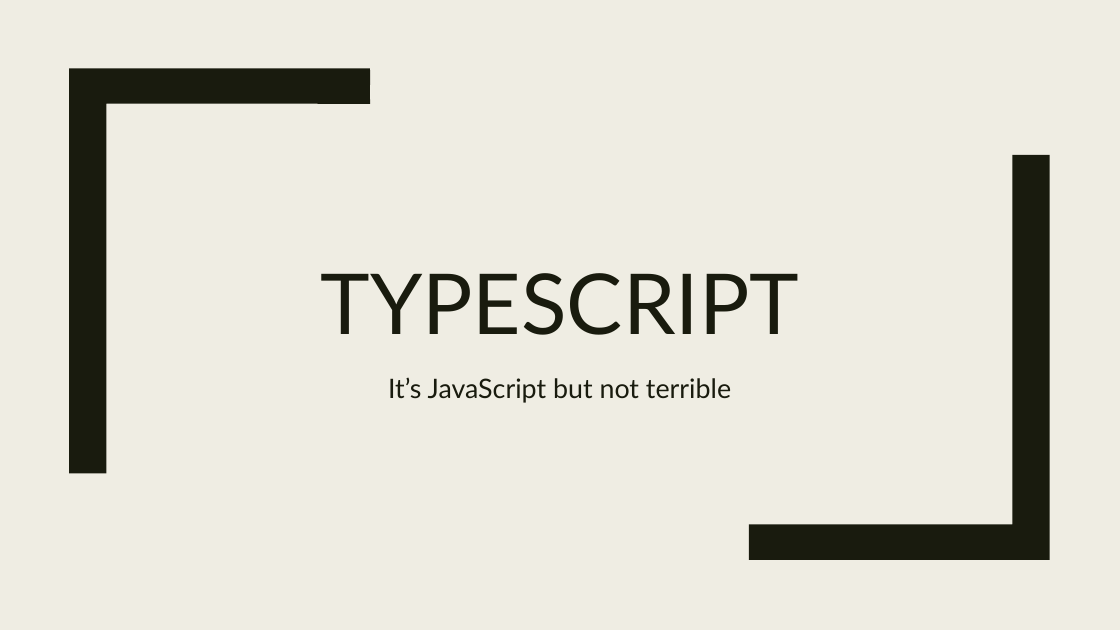
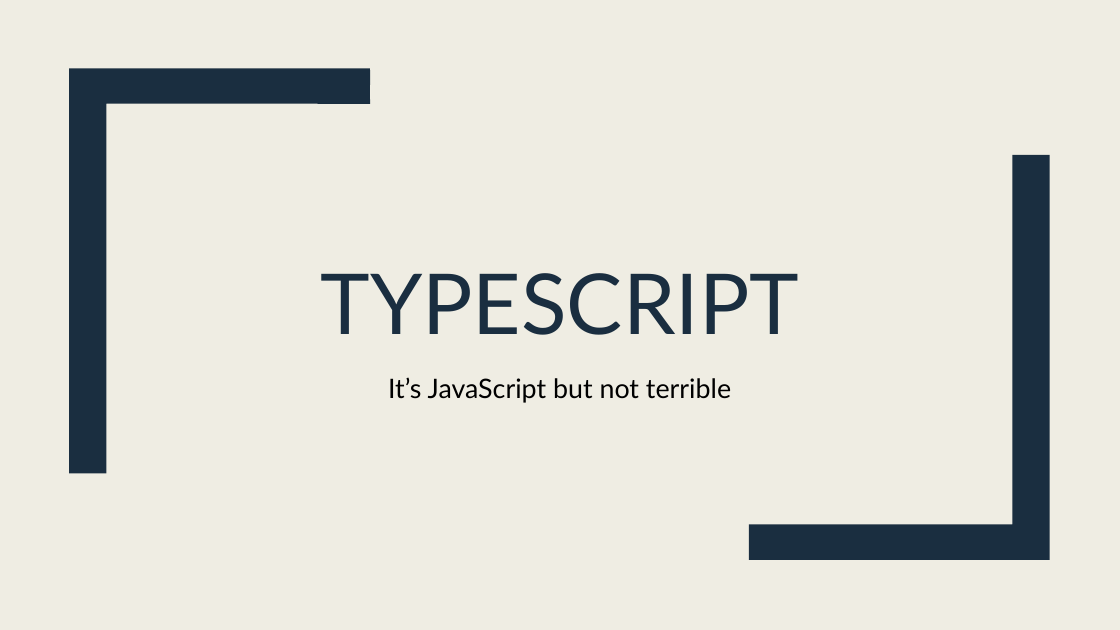
Before and after one commit to manuelhuber/typescript, a slide deck: slide 1 of Typescript.pptx. Drawn at 1120x630 pixels with LibreOffice and Linux fonts; fonts in the diff are those of the drawing. Boxes give left, top, right and bottom in pixels: in the first picture for what was removed or moved away, otherwise in the second. Text is boxed around its words. In the diff, an @@ line names an element or a change of style, - is before the commit and + after.

```diff
--- a/Typescript.pptx
+++ b/Typescript.pptx
@@ rectangle added at bbox=[19, 0, 67, 630], fill #EFEDE3 @@
@@ freeform shape at bbox=[69, 68, 370, 473]: fill #191B0E to #1A2E40 @@
@@ title "TYPESCRIPT" at bbox=[321, 273, 800, 335]: text colour #191B0E to #1A2E40 @@
@@ freeform shape at bbox=[749, 155, 1050, 560]: fill #191B0E to #1A2E40 @@
@@ subtitle "It’s JavaScript but not terrible" at bbox=[388, 377, 731, 403]: text colour #191B0E to #000000 @@
```
Also in this commit, not shown: 9 other slides changed, 38 slides added, 2 other files.
